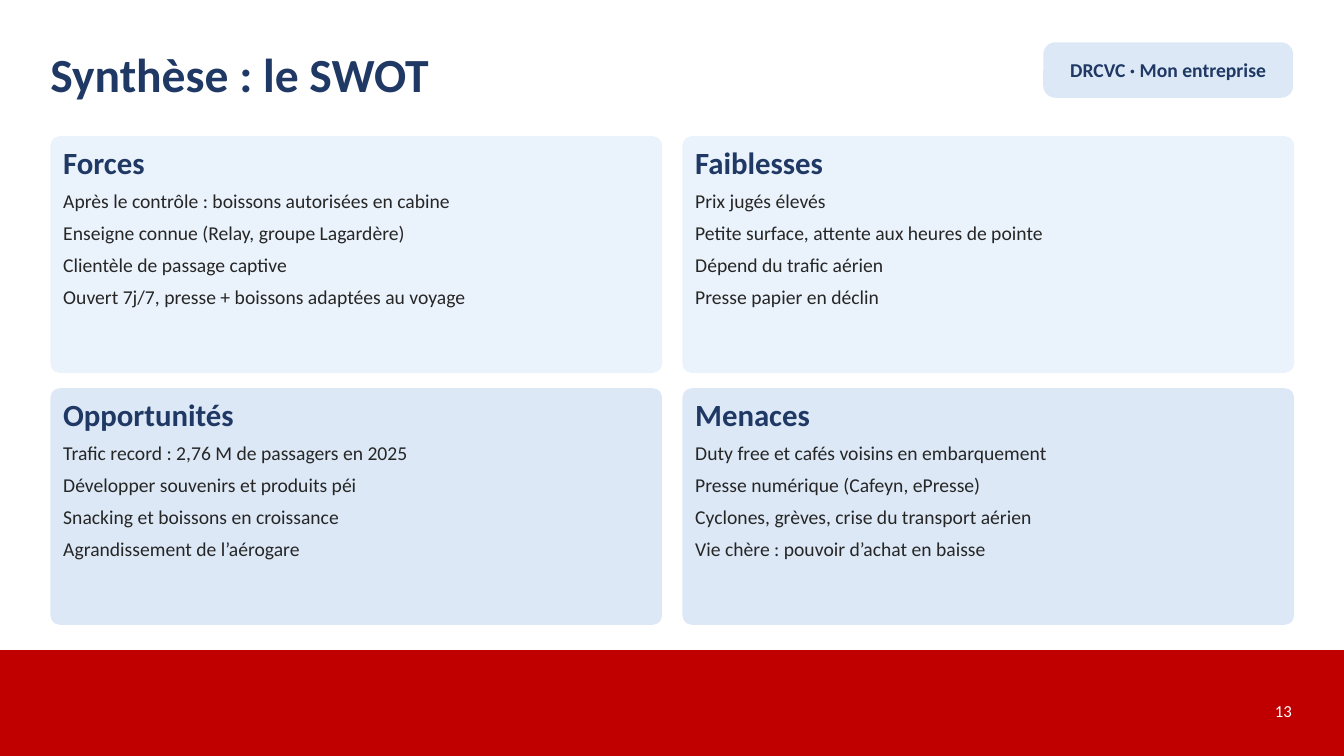
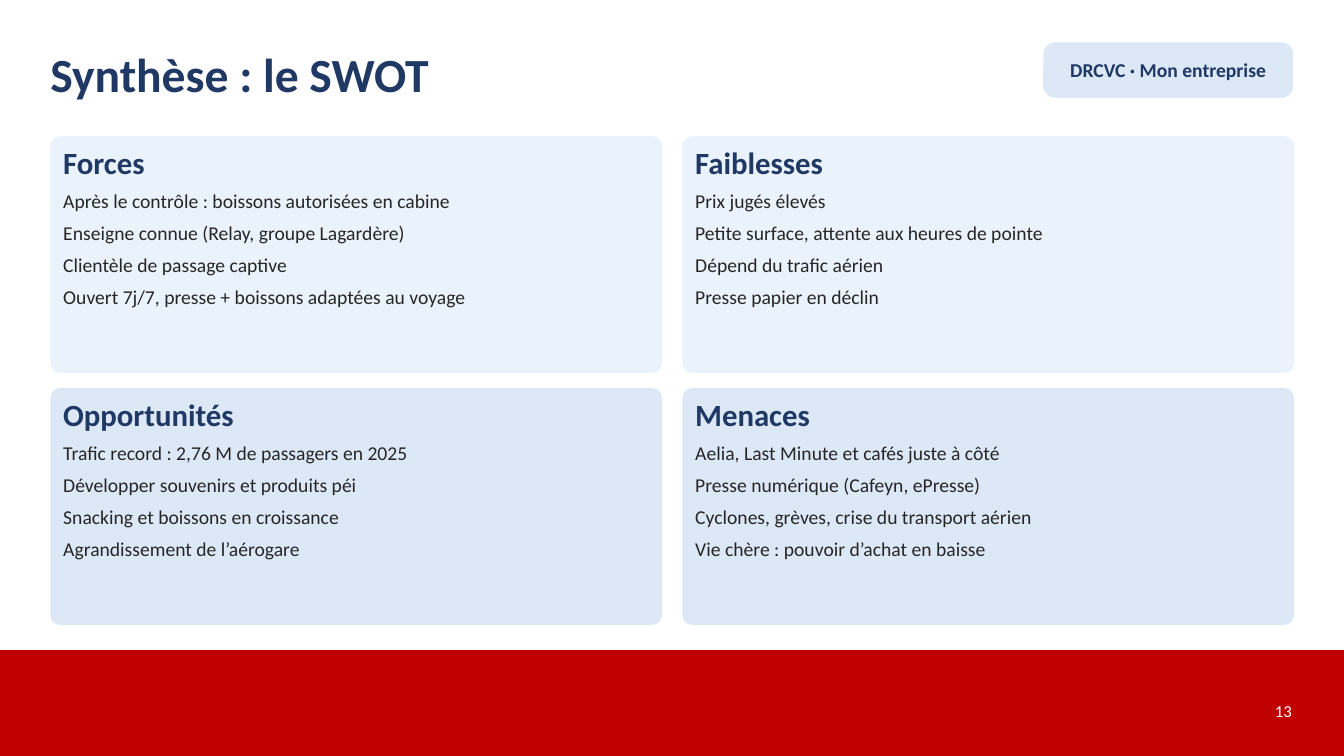
Before and after one commit to camiliangrignon8002-sudo/montres-reunion, a slide deck: slide 13 of dossier/Mon_entreprise_et_son_marche_GRIGNON.pptx. Drawn at 1344x756 pixels with LibreOffice and Linux fonts; fonts in the diff are those of the drawing. Boxes give left, top, right and bottom in pixels: in the first picture for what was removed or moved away, otherwise in the second. Text is boxed around its words. In the diff, an @@ line names an element or a change of style, - is before the commit and + after.

```diff
--- a/dossier/Mon_entreprise_et_son_marche_GRIGNON.pptx
+++ b/dossier/Mon_entreprise_et_son_marche_GRIGNON.pptx
@@ text in rounded rectangle at <box>695,446,1000,464</box>: text changed @@
-Duty free et cafés voisins en embarquement
+Aelia, Last Minute et cafés juste à côté
```
Also in this commit, not shown: 2 other slides changed.
